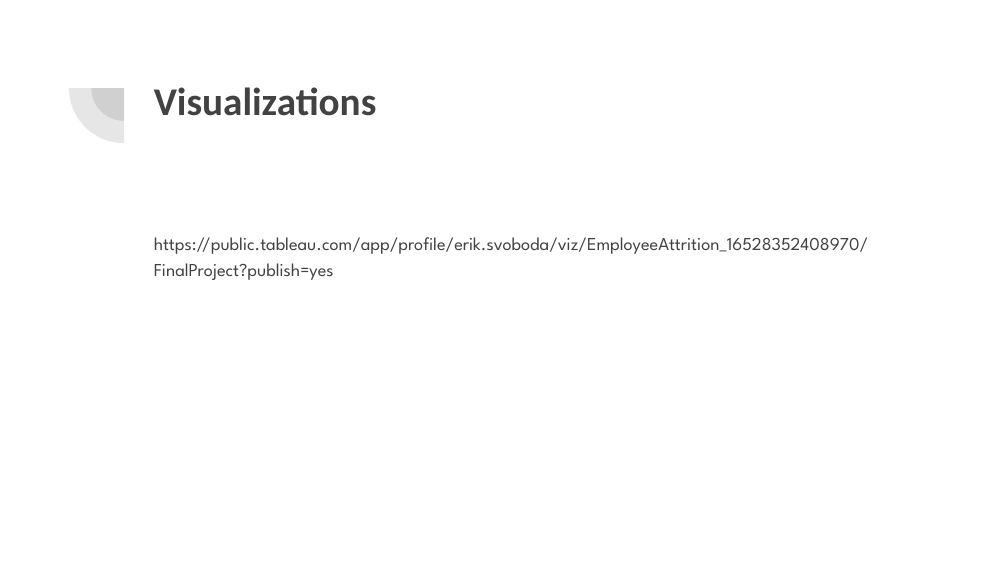
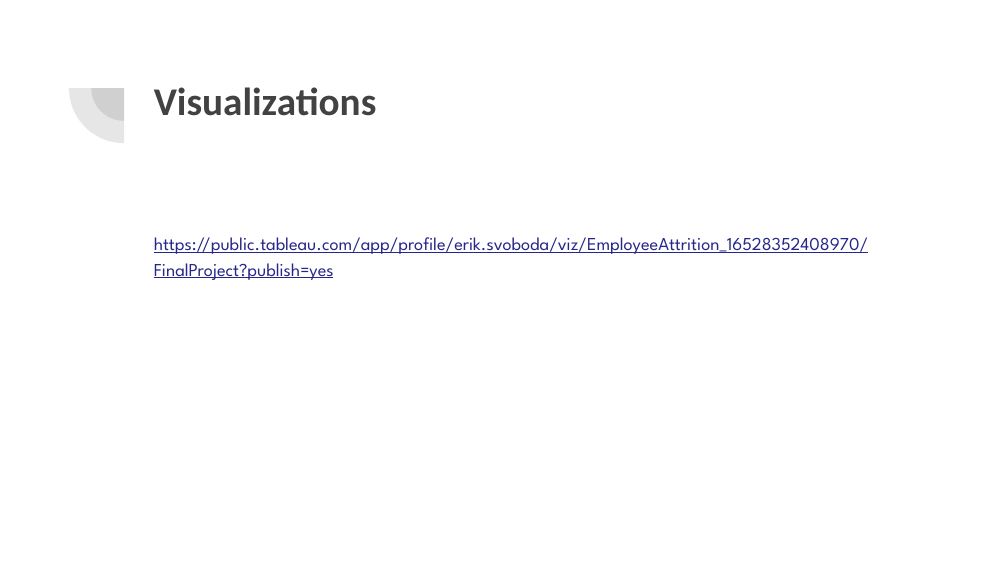
Before and after one commit to lykkelig/Group6_Final_Project, a slide deck: slide 15 of Presentation/Final Project Presentation.pptx (slide 17 before the commit). Drawn at 1008x567 pixels with LibreOffice and Linux fonts; fonts in the diff are those of the drawing. Boxes give left, top, right and bottom in pixels: in the first picture for what was removed or moved away, otherwise in the second. Text is boxed around its words. In the diff, an @@ line names an element or a change of style, - is before the commit and + after.

```diff
--- a/Presentation/Final Project Presentation.pptx
+++ b/Presentation/Final Project Presentation.pptx
@@ text "https://public.tableau.com/app/profile/erik.svoboda/viz/Empl ..." at <box>154,237,868,280</box>: text colour #424242 to #27278B, underline on @@
```
Also in this commit, not shown: 4 other slides changed, 2 slides removed, 1 other file.
